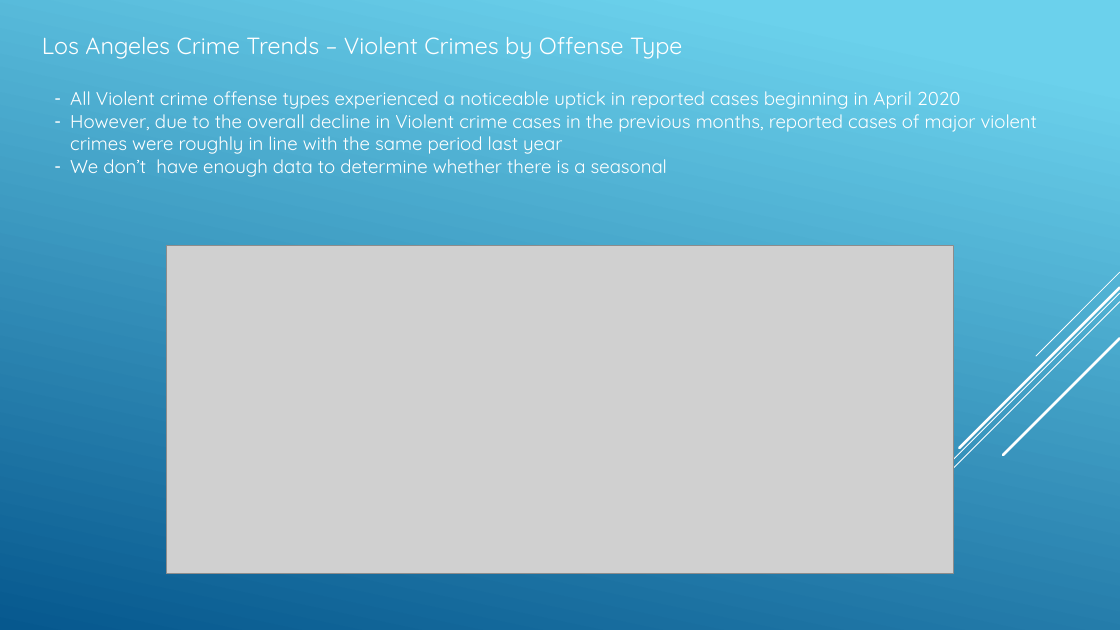
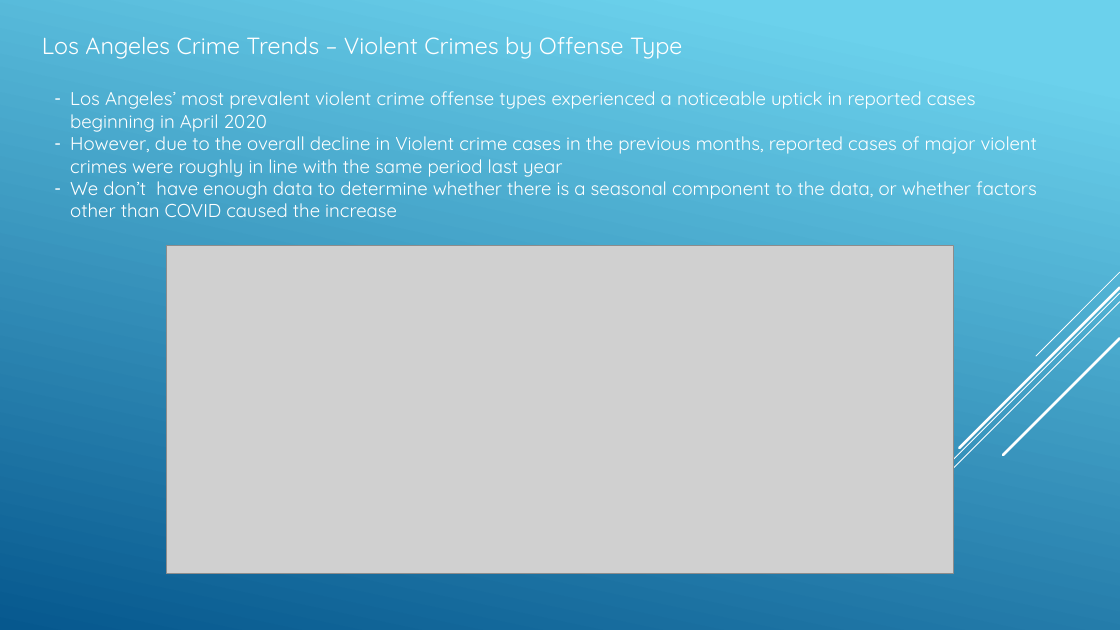
Before and after one commit to angelabanko/Project_1, a slide deck: slide 9 of Draft Presentation_v1.pptx. Drawn at 1120x630 pixels with LibreOffice and Linux fonts; fonts in the diff are those of the drawing; grey boxes stand for pictures. Boxes give left, top, right and bottom in pixels: in the first picture for what was removed or moved away, otherwise in the second. Text is boxed around its words. In the diff, an @@ line names an element or a change of style, - is before the commit and + after.

Commit message:
Final Presentation

```diff
--- a/Draft Presentation_v1.pptx
+++ b/Draft Presentation_v1.pptx
@@ text at (x1=70, y1=91, x2=976, y2=132): text changed @@
-– All Violent crime offense types experienced a noticeable uptick in reported cases beginning in April 2020
+– Los Angeles’ most prevalent violent crime offense types experienced a noticeable uptick in reported cases beginning in April 2020
@@ text at (x1=70, y1=175, x2=1037, y2=217): text changed @@
-– We don’t have enough data to determine whether there is a seasonal
+– We don’t have enough data to determine whether there is a seasonal component to the data, or whether factors other than COVID caused the increase
```
Also in this commit, not shown: 5 other slides changed, 3 slides added, 4 slides removed, 5 other files.
